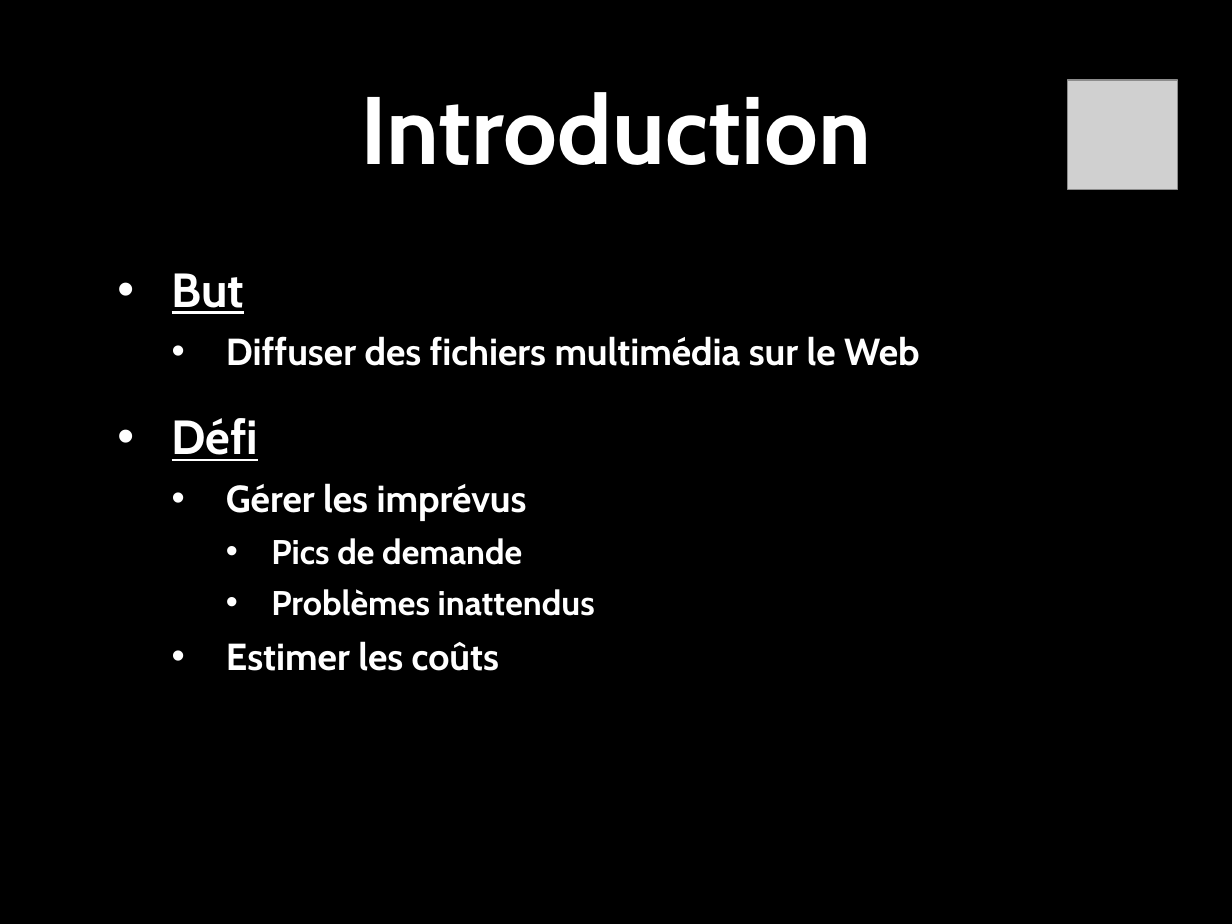
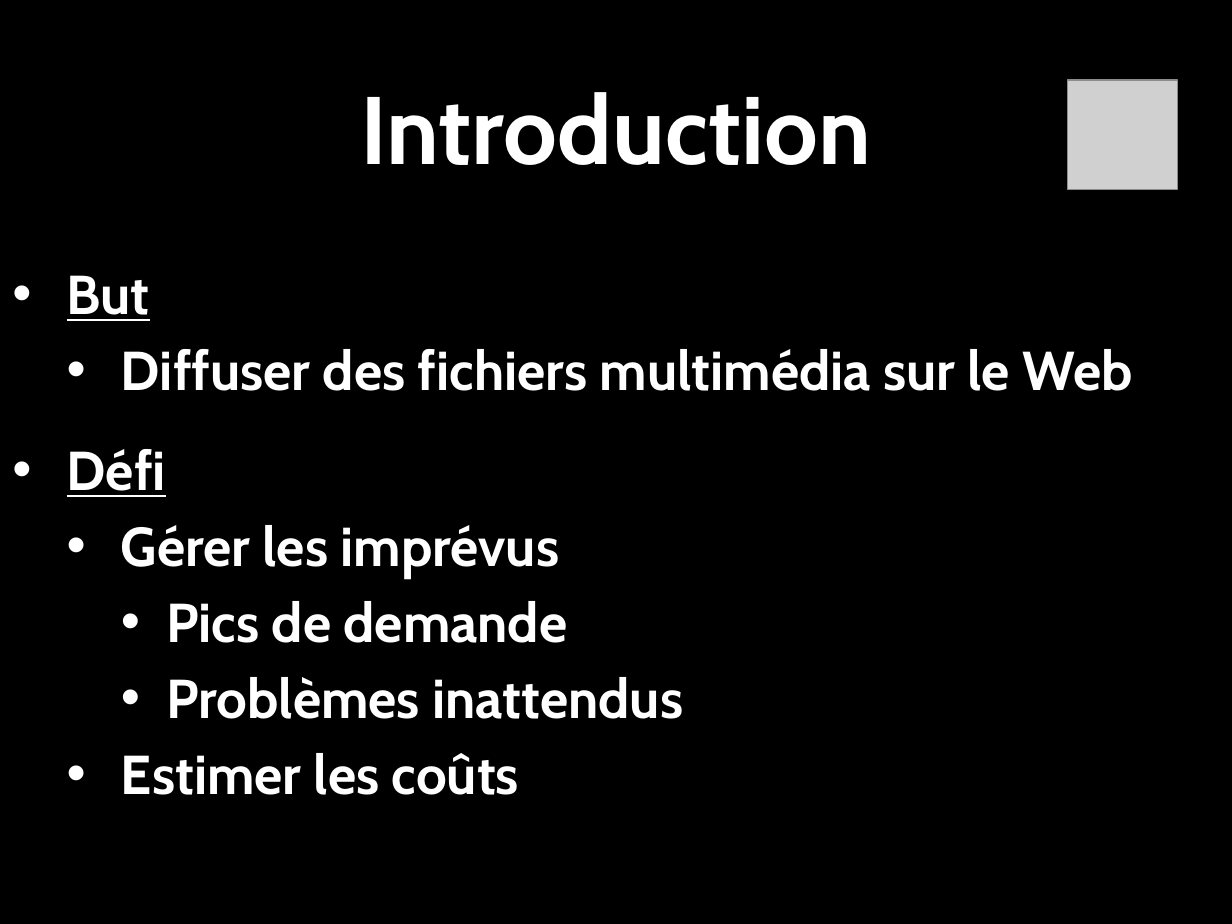
Before and after one commit to romfret/TLC, a slide deck: slide 2 of AWS - Media Hosting.pptx. Drawn at 1232x924 pixels with LibreOffice and Linux fonts; fonts in the diff are those of the drawing; grey boxes stand for pictures; background and template pictures are left out. Boxes give left, top, right and bottom in pixels: in the first picture for what was removed or moved away, otherwise in the second. Text is boxed around its words. In the diff, an @@ line names an element or a change of style, - is before the commit and + after.

```diff
--- a/AWS - Media Hosting.pptx
+++ b/AWS - Media Hosting.pptx
@@ text "But": place and size @@
-text "But" at (172, 273, 920, 671)
+text "But" at (67, 275, 1132, 795)
@@ text "But" at (67, 275, 1132, 795): size 28 to 32 pt in "But", "Défi"; size 22 to 32 pt in "Diffuser des fichiers multimédia sur le Web", "Gérer les imprévus", "Estimer les coûts"; size 20 to 32 pt in "Pics de demande", "Problèmes inattendus" @@
```
Also in this commit, not shown: 8 other slides changed, 3 slides added.
